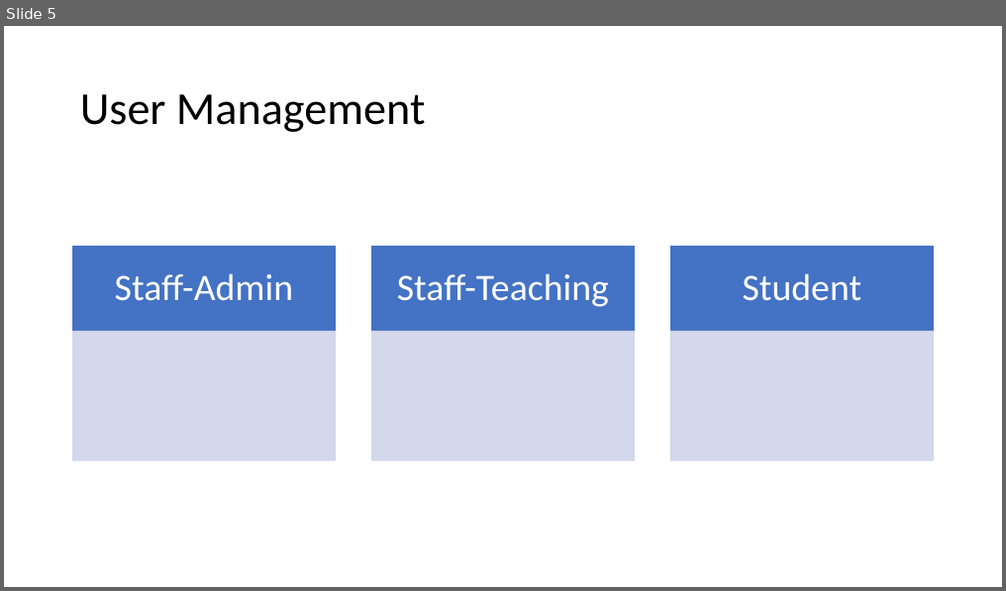
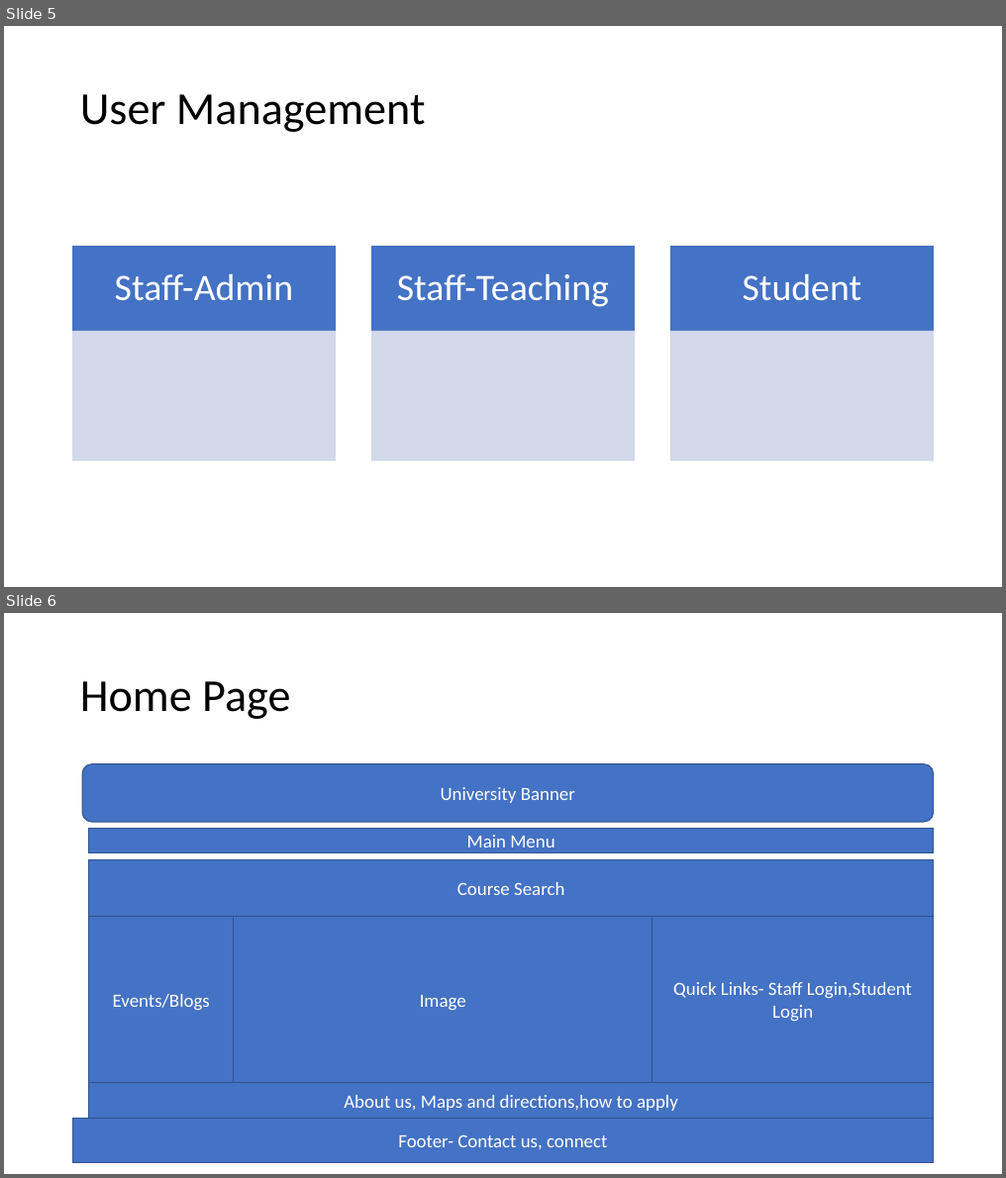
Before and after one commit to usmanzkhan/CUMgmt, a slide deck: Reqs.pptx. Shown one above the other, each under a label of ours: slide 5 before the commit, slides 5 and 6 after it. The pictures are 1006x591 and 1006x1178 pixels, drawn with LibreOffice and Linux fonts; fonts in the diff are those of the drawing. Boxes give left, top, right and bottom in pixels: in the first picture for what was removed or moved away, otherwise in the second. Text is boxed around its words. In the diff, an @@ line names an element or a change of style, - is before the commit and + after.

Commit message:
home page

```diff
--- a/Reqs.pptx
+++ b/Reqs.pptx
@@ slide 6 added at box(4, 613, 1002, 1174), background #FFFFFF @@
@@ title added at box(80, 681, 290, 719), 44 pt, text #000000 @@
+Home Page
@@ rounded rectangle added at box(82, 764, 934, 822), fill #4472C4, outline #325491 1 pt, 18 pt, text #FFFFFF @@
+University Banner
@@ rectangle added at box(89, 829, 934, 853), fill #4472C4, outline #325491 1 pt, 18 pt, text #FFFFFF @@
+Main Menu
@@ rectangle added at box(89, 861, 934, 917), fill #4472C4, outline #325491 1 pt, 18 pt, text #FFFFFF @@
+Course Search
@@ rectangle added at box(89, 917, 234, 1083), fill #4472C4, outline #325491 1 pt, 18 pt, text #FFFFFF @@
+Events/Blogs
@@ rectangle added at box(233, 917, 652, 1083), fill #4472C4, outline #325491 1 pt, 18 pt, text #FFFFFF @@
+Image
@@ rectangle added at box(652, 917, 933, 1083), fill #4472C4, outline #325491 1 pt, 18 pt, text #FFFFFF @@
+Quick Links- Staff Login,Student Login
@@ rectangle added at box(89, 1083, 934, 1119), fill #4472C4, outline #325491 1 pt, 18 pt, text #FFFFFF @@
+About us, Maps and directions,how to apply
@@ rectangle added at box(73, 1119, 934, 1164), fill #4472C4, outline #325491 1 pt, 18 pt, text #FFFFFF @@
+Footer- Contact us, connect
```
